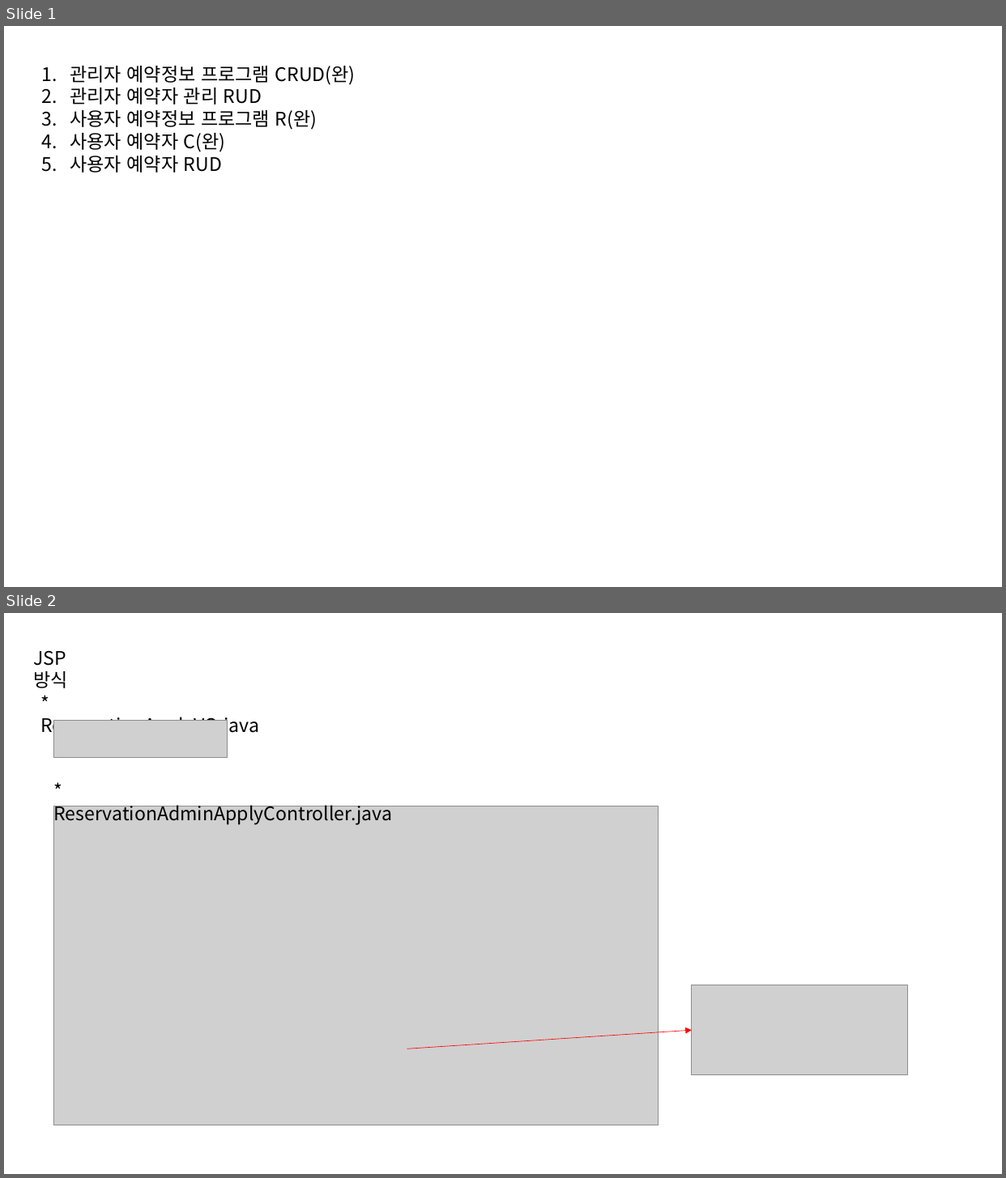
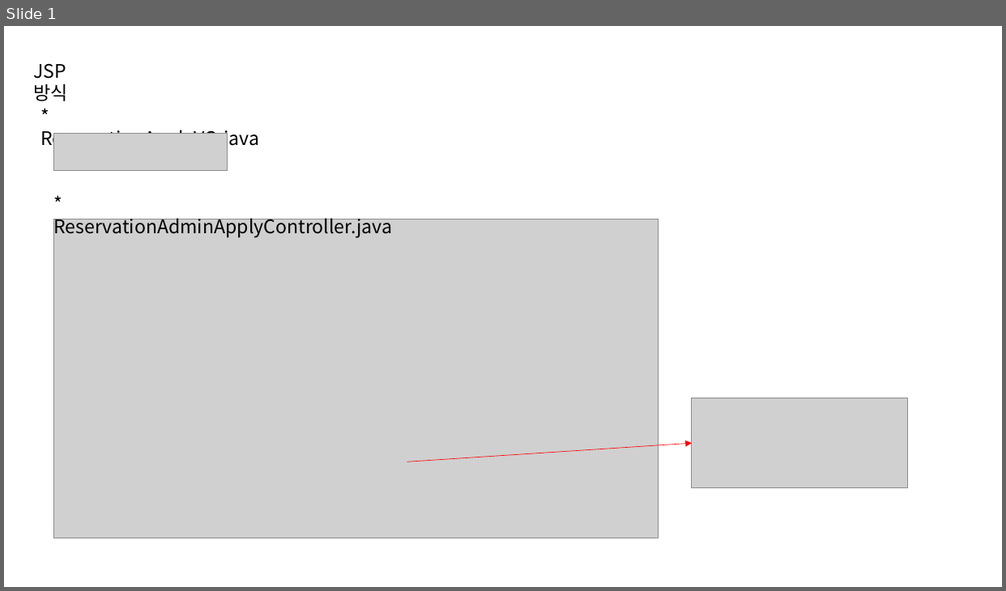
Before and after one commit to seongjinmoon/homepage2026, a slide deck: homepage2026/Document/2학기/9주차/9주차 수업자료.pptx. Shown one above the other, each under a label of ours: slides 1 and 2 before the commit, slide 1 after it. The pictures are 1006x1178 and 1006x591 pixels, drawn with LibreOffice and Linux fonts; fonts in the diff are those of the drawing; grey boxes stand for pictures. Boxes give left, top, right and bottom in pixels: in the first picture for what was removed or moved away, otherwise in the second. Text is boxed around its words. In the diff, an @@ line names an element or a change of style, - is before the commit and + after.

```diff
--- a/homepage2026/Document/2학기/9주차/9주차 수업자료.pptx
+++ b/homepage2026/Document/2학기/9주차/9주차 수업자료.pptx
@@ slide 1 removed at bbox=[4, 26, 1002, 587], background #FFFFFF @@
@@ text removed at bbox=[70, 66, 356, 173] @@
-1. 관리자 예약정보 프로그램 CRUD(완)
-2. 관리자 예약자 관리 RUD
-3. 사용자 예약정보 프로그램 R(완)
-4. 사용자 예약자 C(완)
-5. 사용자 예약자 RUD
@@ what was slide 2 is now slide 1 @@
```
Also in this commit, not shown: 4 slides changed, 4 slides added, 8 other files.
